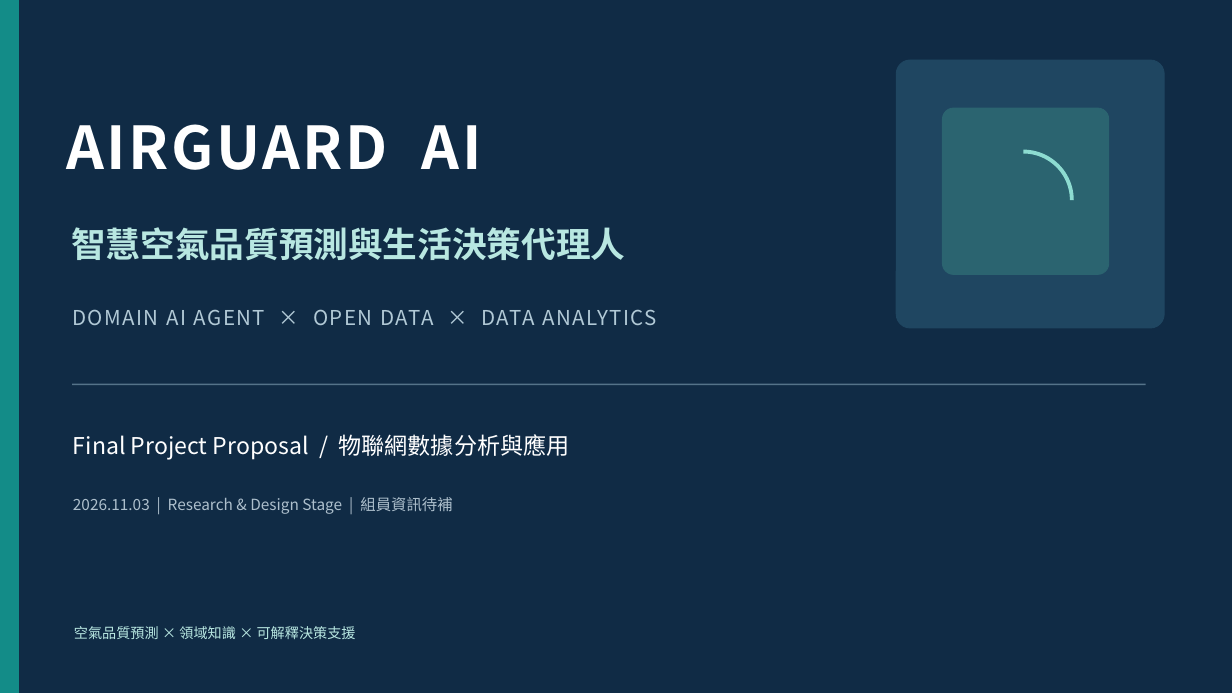
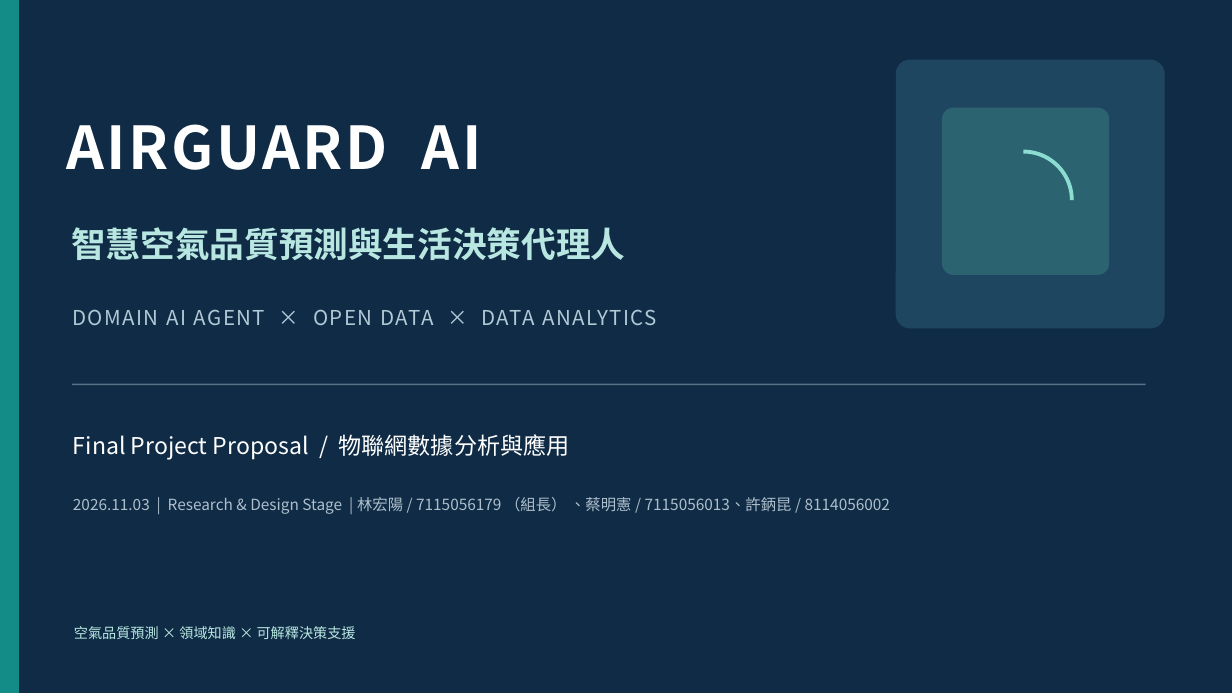
Before and after one commit to sam052003/AirGuard-AI, a slide deck: slide 1 of docs/proposal/AirGuard_AI_Final_Proposal_Presentation.pptx. Drawn at 1232x693 pixels with LibreOffice and Linux fonts; fonts in the diff are those of the drawing. Boxes give left, top, right and bottom in pixels: in the first picture for what was removed or moved away, otherwise in the second. Text is boxed around its words. In the diff, an @@ line names an element or a change of style, - is before the commit and + after.

Commit message:
docs: 補充三位組員資訊並更新提案文件

```diff
--- a/docs/proposal/AirGuard_AI_Final_Proposal_Presentation.pptx
+++ b/docs/proposal/AirGuard_AI_Final_Proposal_Presentation.pptx
@@ text at (73,497,890,514): text changed @@
-2026.11.03 | Research & Design Stage | 組員資訊待補
+2026.11.03 | Research & Design Stage | 林宏陽 / 7115056179 （組長） 、蔡明憲 / 7115056013、許鈵昆 / 8114056002
```
Also in this commit, not shown: 2 other files.
